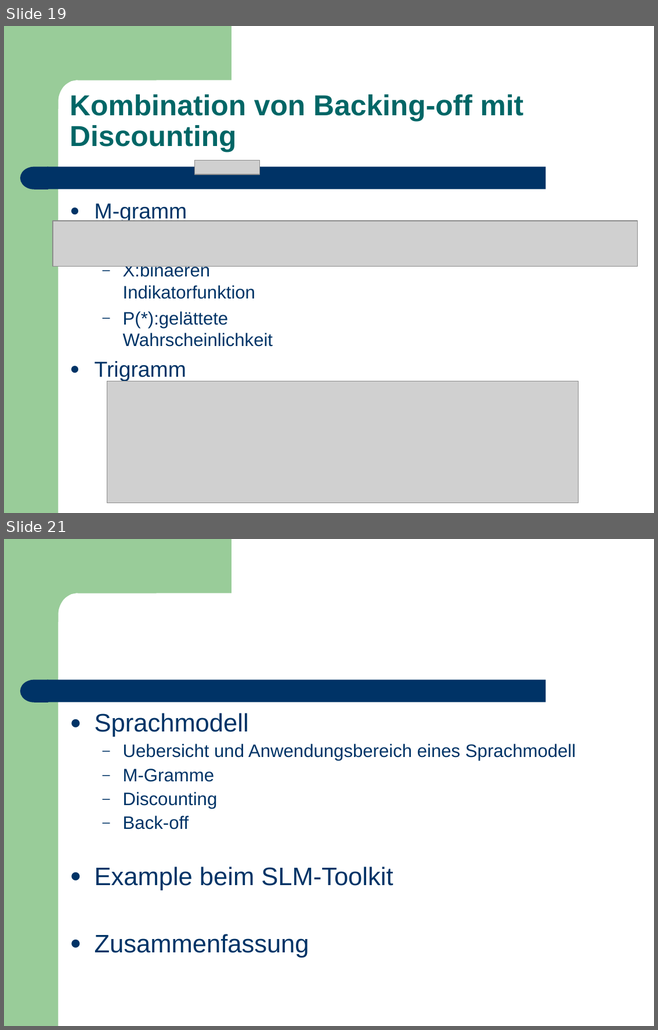
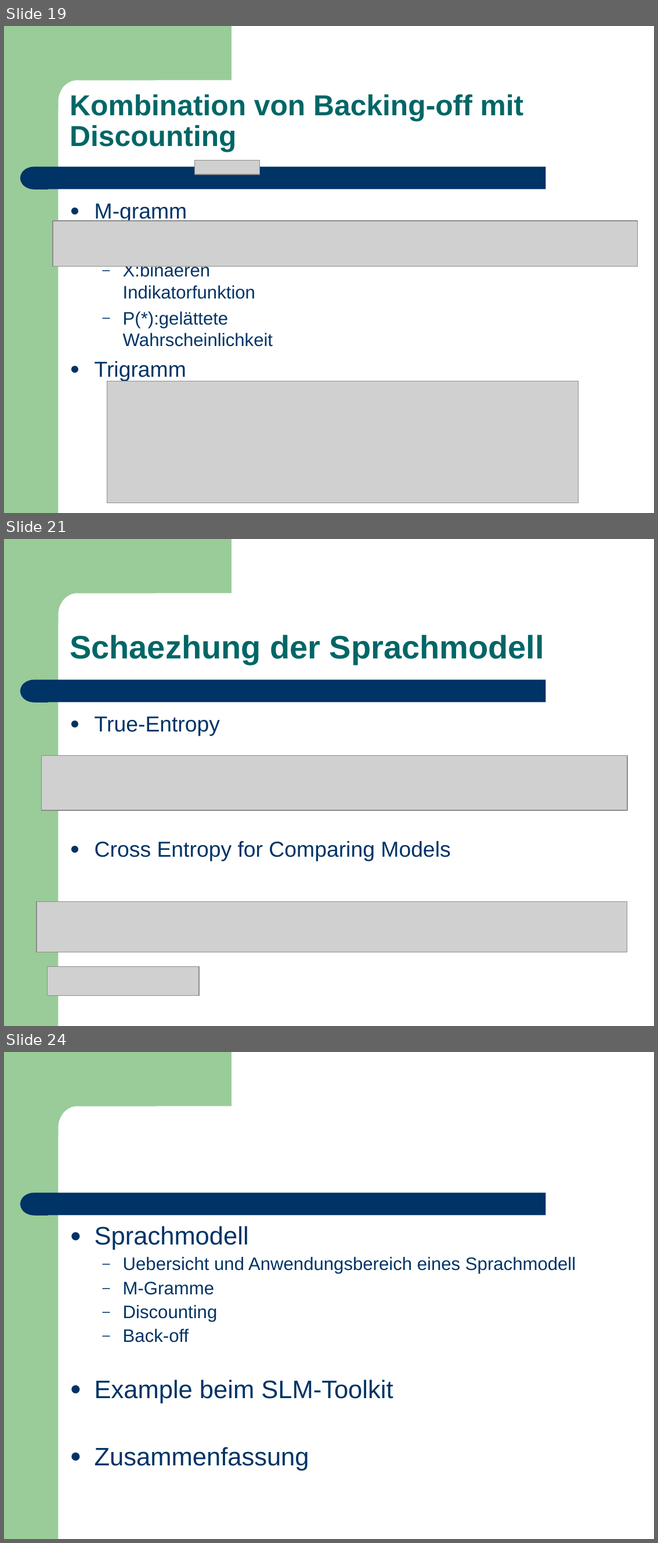
Before and after one commit to leonard117/arbeittet, a slide deck: ARS/doc/Training_Sprachmodell.ppt. Shown one above the other, each under a label of ours: slides 19 and 21 before the commit, slides 19, 21 and 24 after it; the slides between them are not shown. The pictures are 658x1030 and 658x1543 pixels, drawn with LibreOffice and Linux fonts; fonts in the diff are those of the drawing; grey boxes stand for pictures. Boxes give left, top, right and bottom in pixels: in the first picture for what was removed or moved away, otherwise in the second. Text is boxed around its words. In the diff, an @@ line names an element or a change of style, - is before the commit and + after.

```diff
--- a/ARS/doc/Training_Sprachmodell.ppt
+++ b/ARS/doc/Training_Sprachmodell.ppt
@@ slide 21 added at box(4, 539, 654, 1026), background #FFFFFF; not listed: 4 template elements that a slide beside it also shows @@
@@ text added at box(70, 635, 544, 664), 36 pt, text #006666, bold @@
+Schaezhung der Sprachmodell
@@ text added at box(94, 716, 450, 861), 24 pt, text #003366 @@
+● True-Entropy
+● Cross Entropy for Comparing Models
@@ picture added at box(42, 755, 627, 810) @@
@@ picture added at box(36, 902, 626, 952) @@
@@ picture added at box(48, 966, 199, 995) @@
@@ what was slide 21 is now slide 24 @@
```
Also in this commit, not shown: 3 slides changed, 2 other slides added.
